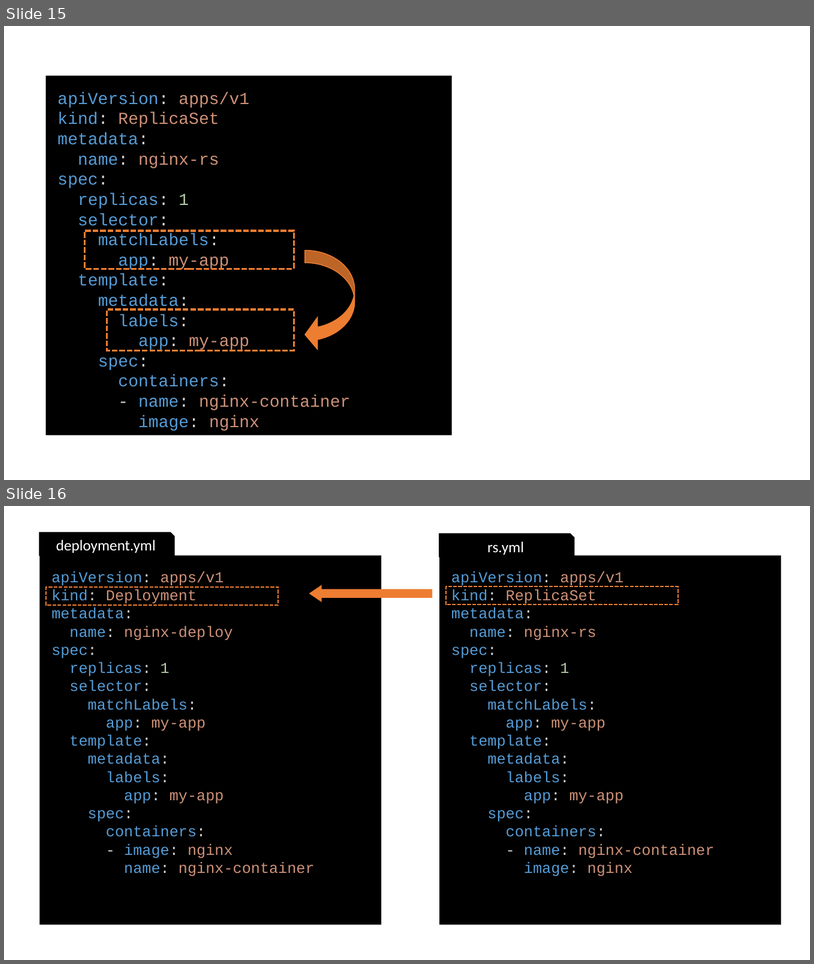
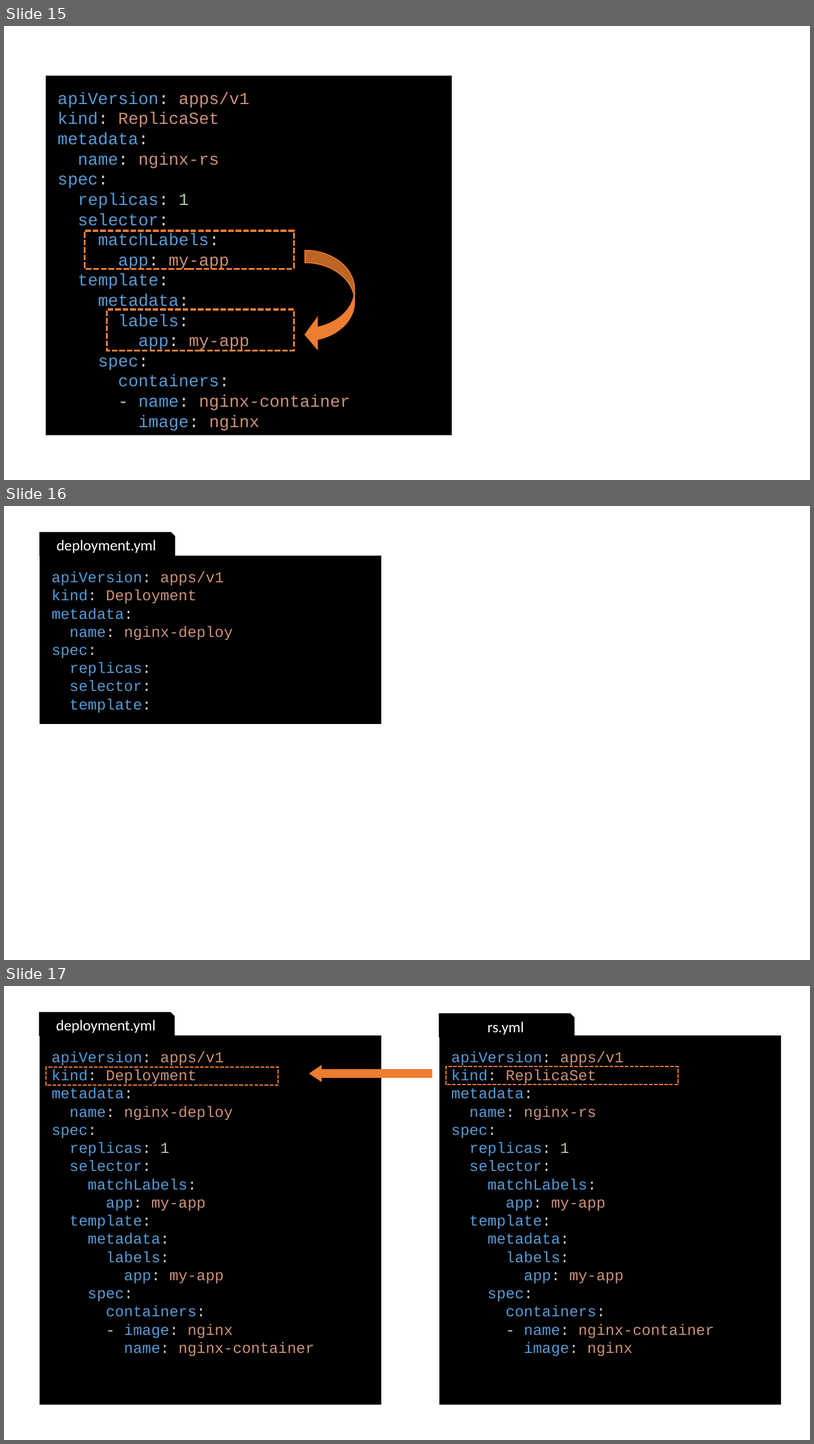
Before and after one commit to gerassimos/kgs, a slide deck: docs/images/slides_images.pptx. Shown one above the other, each under a label of ours: slides 15 and 16 before the commit, slides 15, 16 and 17 after it. The pictures are 814x964 and 814x1444 pixels, drawn with LibreOffice and Linux fonts; fonts in the diff are those of the drawing. Boxes give left, top, right and bottom in pixels: in the first picture for what was removed or moved away, otherwise in the second. Text is boxed around its words. In the diff, an @@ line names an element or a change of style, - is before the commit and + after.

```diff
--- a/docs/images/slides_images.pptx
+++ b/docs/images/slides_images.pptx
@@ slide 16 added at [4, 506, 810, 960], background #FFFFFF @@
@@ snip rect added at [39, 532, 174, 556], fill #000000, outline #000000 1 pt, 18 pt, text #FFFFFF @@
+deployment.yml
@@ rectangle added at [39, 556, 381, 724], fill #000000, 18 pt, text #569CD6 @@
+apiVersion: apps/v1
+kind: Deployment
+metadata:
+name: nginx-deploy
+spec:
+replicas:
+selector:
+template:
@@ what was slide 16 is now slide 17 @@
```
Also in this commit, not shown: 2 other files.
